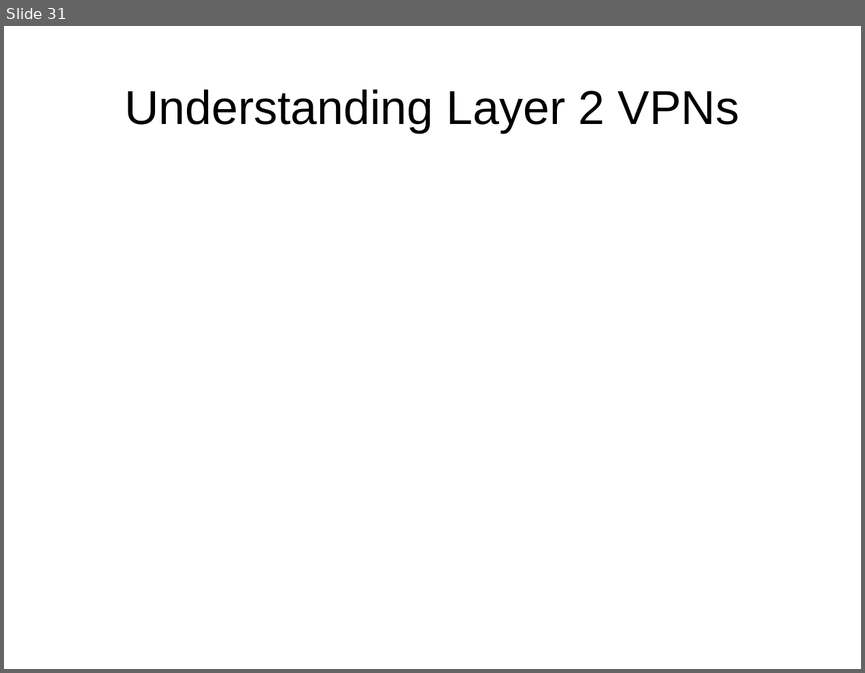
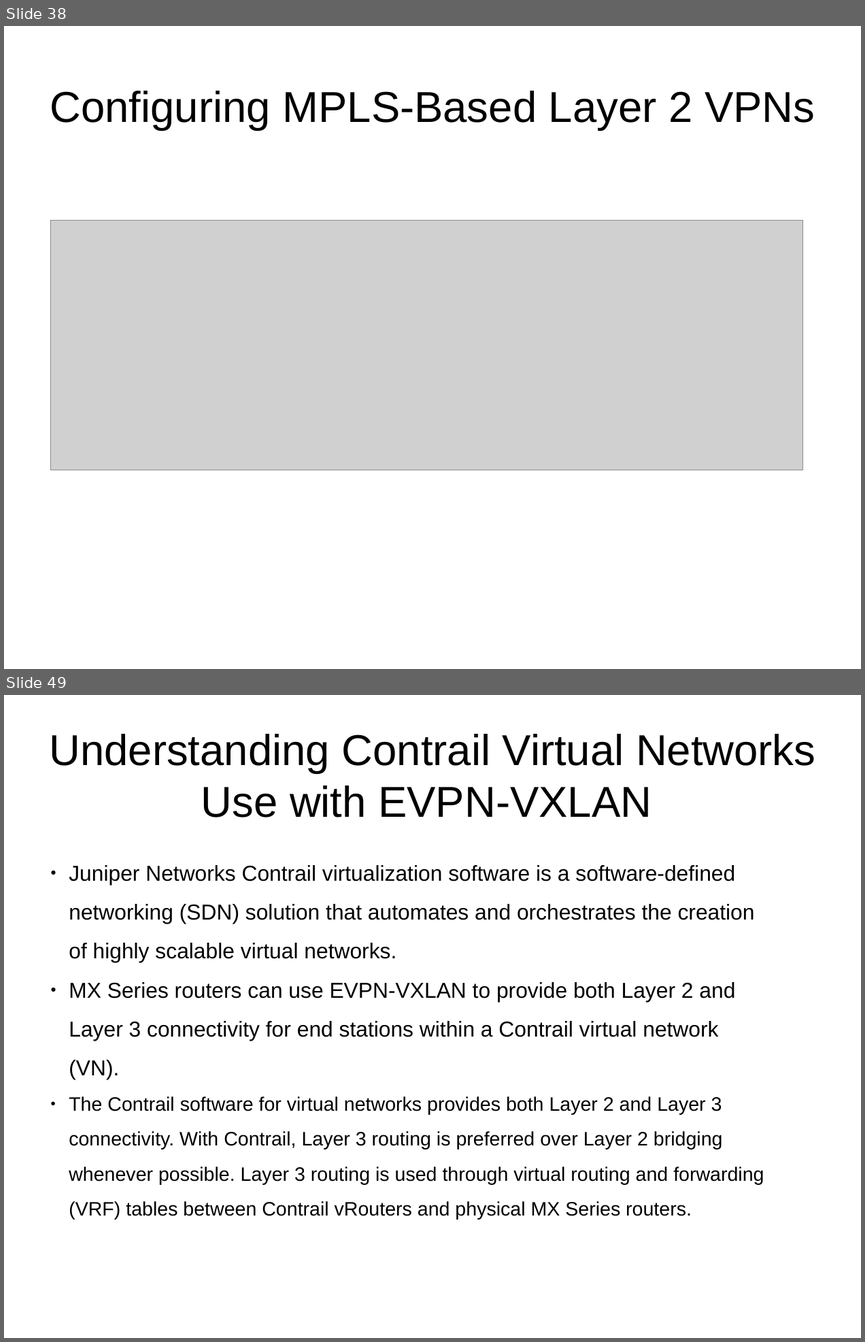
Before and after one commit to hoangphuocbk/tungsten-document, a slide deck: Networking-Tungsten.pptx. Shown one above the other, each under a label of ours: slide 31 before the commit, slides 38 and 49 after it; the slides between them are not shown. The pictures are 865x673 and 865x1342 pixels, drawn with LibreOffice and Linux fonts; fonts in the diff are those of the drawing; grey boxes stand for pictures; background and template pictures are left out. Boxes give left, top, right and bottom in pixels: in the first picture for what was removed or moved away, otherwise in the second. Text is boxed around its words. In the diff, an @@ line names an element or a change of style, - is before the commit and + after.

Commit message:
add evpn vxlan layer3

```diff
--- a/Networking-Tungsten.pptx
+++ b/Networking-Tungsten.pptx
@@ slide 49 added at [4,695,861,1338], background picture (left out) @@
@@ text added at [49,734,815,817], 40 pt, text #000000 @@
+Understanding Contrail Virtual Networks Use with EVPN-VXLAN
@@ text added at [69,865,764,1219], 20 pt, text #000000 @@
+● Juniper Networks Contrail virtualization software is a software-defined networking (SDN) solution that automates and orchestrates the creation of highly scalable virtual networks.
+● MX Series routers can use EVPN-VXLAN to provide both Layer 2 and Layer 3 connectivity for end stations within a Contrail virtual network (VN).
+● The Contrail software for virtual networks provides both Layer 2 and Layer 3 connectivity. With Contrail, Layer 3 routing is preferred over Layer 2 bridging whenever possible. Layer 3 routing is used through virtual routing and forwarding (VRF) tables between Contrail vRouters and physical MX Series routers.
@@ what was slide 31 is now slide 38 @@
@@ slide 38 changed as well @@
@@ text at [50,91,815,130]: text changed; size 44 to 40 pt @@
-Understanding Layer 2 VPNs
+Configuring MPLS-Based Layer 2 VPNs
@@ picture added at [51,220,803,470] @@
```
Also in this commit, not shown: 3 other slides changed, 27 other slides added, 1 slide removed, 2 other files.
